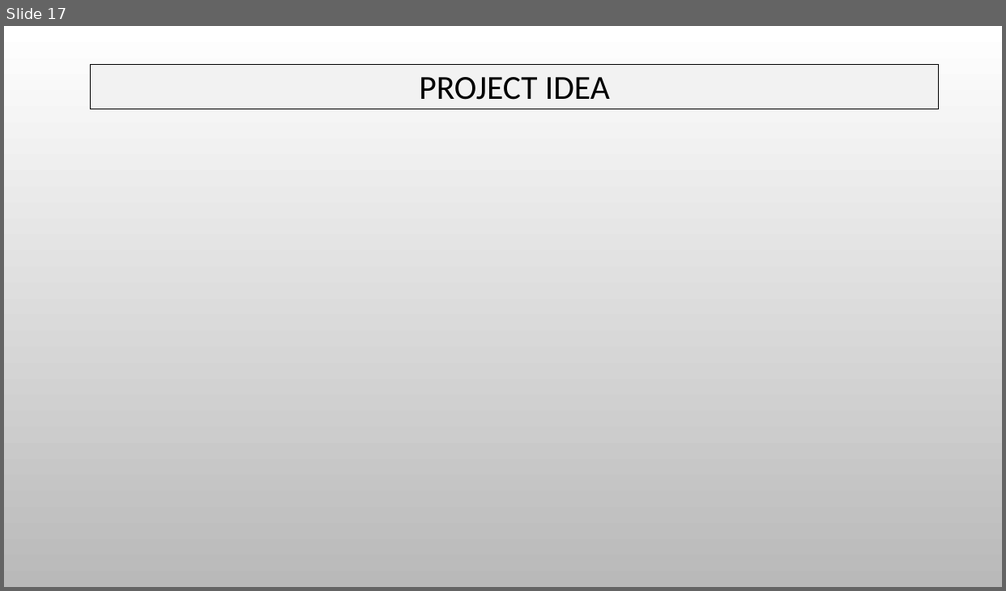
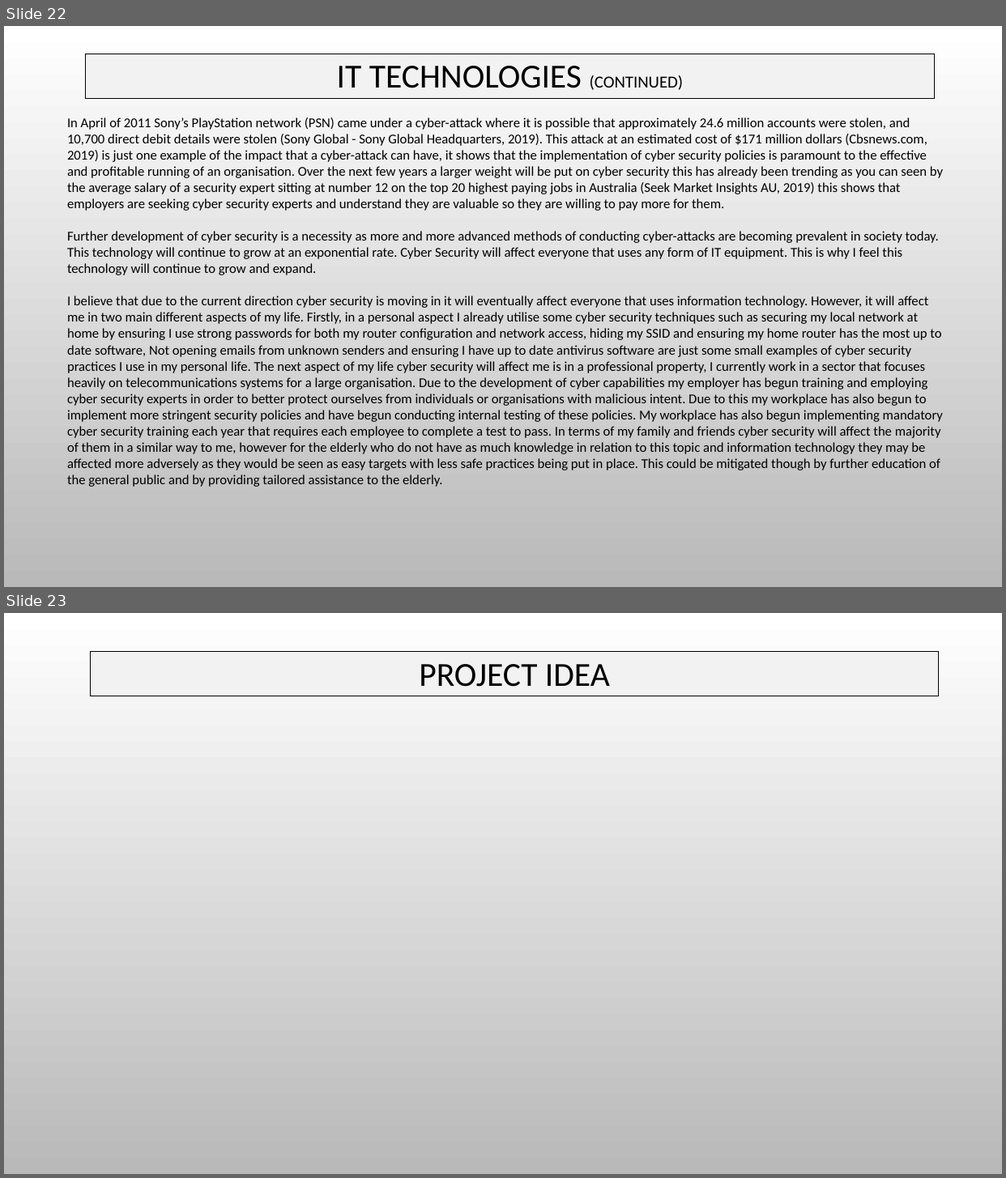
Before and after one commit to s3805194/Restless-Bolters, a slide deck: The Restless Bolters Assessment Report.pptx. Shown one above the other, each under a label of ours: slide 17 before the commit, slides 22 and 23 after it. The pictures are 1006x591 and 1006x1178 pixels, drawn with LibreOffice and Linux fonts; fonts in the diff are those of the drawing; background and template pictures are left out. Boxes give left, top, right and bottom in pixels: in the first picture for what was removed or moved away, otherwise in the second. Text is boxed around its words. In the diff, an @@ line names an element or a change of style, - is before the commit and + after.

```diff
--- a/The Restless Bolters Assessment Report.pptx
+++ b/The Restless Bolters Assessment Report.pptx
@@ slide 22 added at (4, 26, 1002, 587), background picture (left out) @@
@@ rectangle added at (86, 54, 934, 99), fill #F2F2F2, outline #000000 0.75 pt, 32.4 pt, text #000000 @@
+IT TECHNOLOGIES (CONTINUED)
@@ text added at (67, 118, 943, 487), 13 pt, text #000000 @@
+In April of 2011 Sony’s PlayStation network (PSN) came under a cyber-attack where it is possible that approximately 24.6 million accounts were stolen, and 10,700 direct debit details were stolen (Sony Global - Sony Global Headquarters, 2019). This attack at an estimated cost of $171 million dollars (Cbsnews.com, 2019) is just one example of the impact that a cyber-attack can have, it shows that the implementation of cyber security policies is paramount to the effective and profitable running of an organisation. Over the next few years a larger weight will be put on cyber security this has already been trending as you can seen by the average salary of a security expert sitting at number 12 on the top 20 highest paying jobs in Australia (Seek Market Insights AU, 2019) this shows that employers are seeking cyber security experts and understand they are valuable so they are willing to pay more for them.
+Further development of cyber security is a necessity as more and more advanced methods of conducting cyber-attacks are becoming prevalent in society today. This technology will continue to grow at an exponential rate. Cyber Security will affect everyone that uses any form of IT equipment. This is why I feel this technology will continue to grow and expand.
+I believe that due to the current direction cyber security is moving in it will eventually affect everyone that uses information technology. However, it will affect me in two main different aspects of my life. Firstly, in a personal aspect I already utilise some cyber security techniques such as securing my local network at home by ensuring I use strong passwords for both my router configuration and network access, hiding my SSID and ensuring my home router has the most up to date software, Not opening emails from unknown senders and ensuring I have up to date antivirus software are just some small examples of cyber security practices I use in my personal life. The next aspect of my life cyber security will affect me is in a professional property, I currently work in a sector that focuses heavily on telecommunications systems for a large organisation. Due to the development of cyber capabilities my employer has begun training and employing cyber security experts in order to better protect ourselves from individuals or organisations with malicious intent. Due to this my workplace has also begun to implement more stringent security policies and have begun conducting internal testing of these policies. My workplace has also begun implementing mandatory cyber security training each year that requires each employee to complete a test to pass. In terms of my family and friends cyber security will affect the majority of them in a similar way to me, however for the elderly who do not have as much knowledge in relation to this topic and information technology they may be affected more adversely as they would be seen as easy targets with less safe practices being put in place. This could be mitigated though by further education of the general public and by providing tailored assistance to the elderly.
@@ what was slide 17 is now slide 23 @@
```
Also in this commit, not shown: 7 slides changed, 9 other slides added, 1 slide removed.
